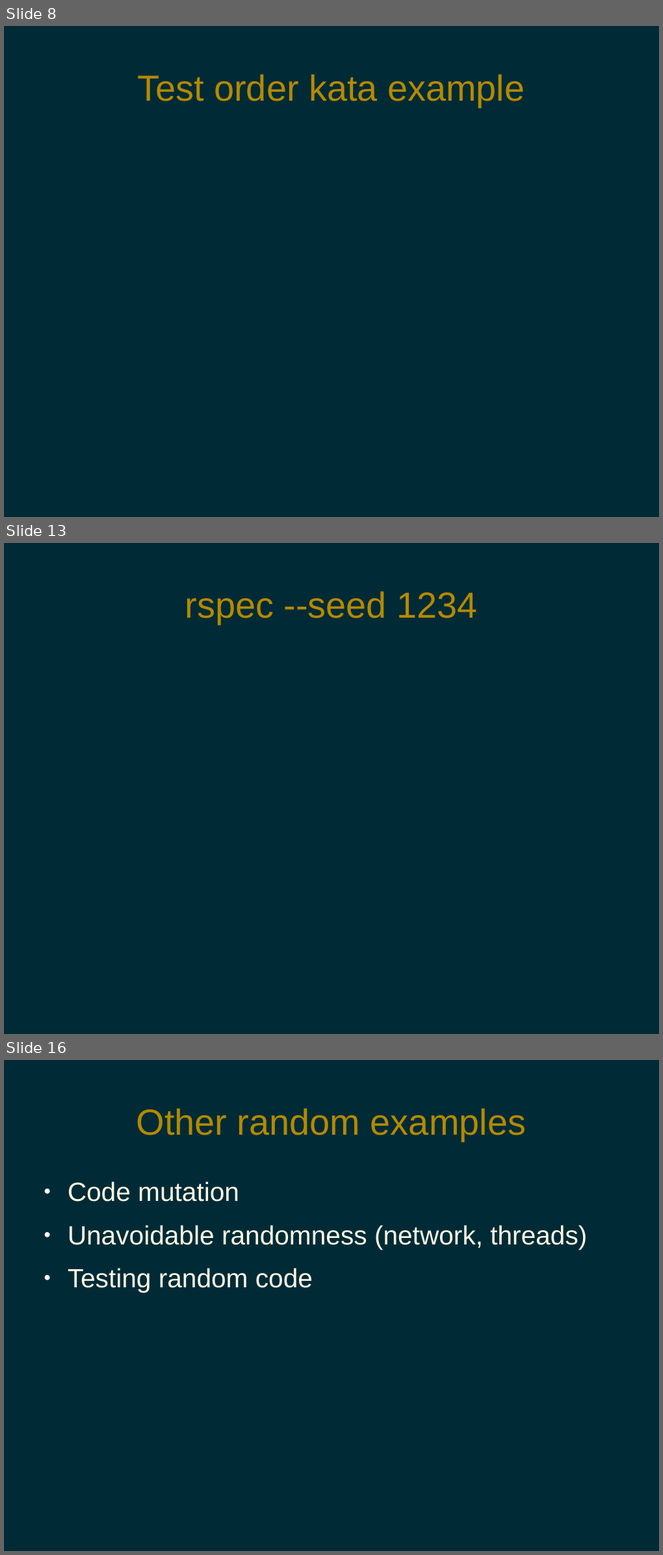
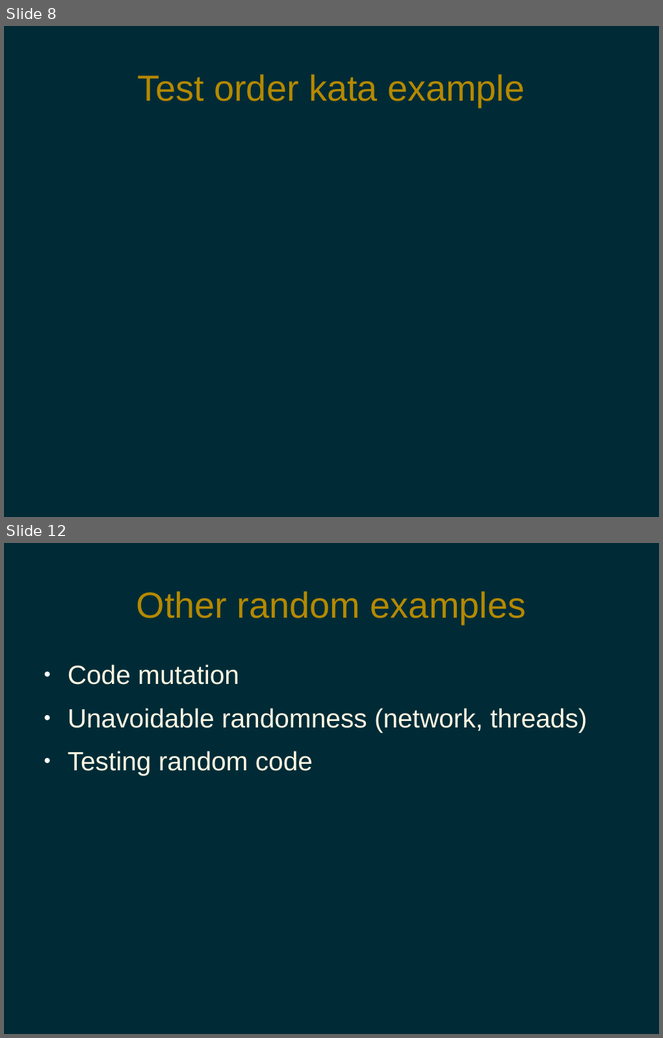
Before and after one commit to pdg137/randomness-pres, a slide deck: randomness.odp. Shown one above the other, each under a label of ours: slides 8, 13 and 16 before the commit, slides 8 and 12 after it; the slides between them are not shown. The pictures are 663x1555 and 663x1038 pixels, drawn with LibreOffice and Linux fonts; fonts in the diff are those of the drawing. Boxes give left, top, right and bottom in pixels: in the first picture for what was removed or moved away, otherwise in the second. Text is boxed around its words. In the diff, an @@ line names an element or a change of style, - is before the commit and + after.

```diff
--- a/randomness.odp
+++ b/randomness.odp
@@ slide 13 removed at (4, 543, 659, 1034), background #002B36 @@
@@ title removed at (185, 591, 477, 624) @@
-rspec --seed 1234
@@ what was slide 16 is now slide 12 @@
```
Also in this commit, not shown: 7 slides changed, 1 slide added, 4 other slides removed, 3 other files.
